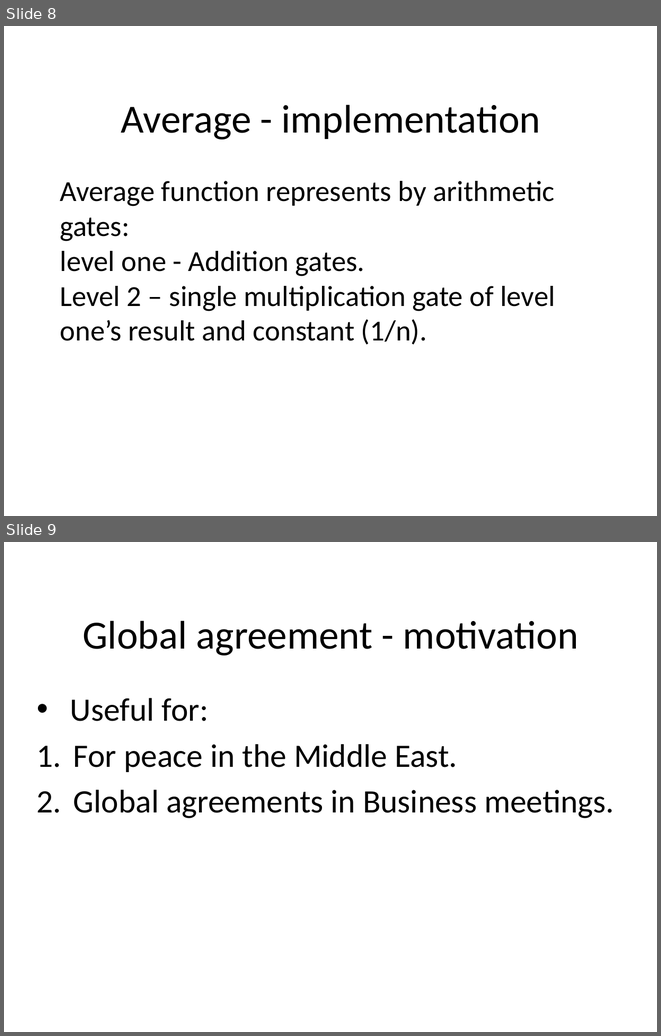
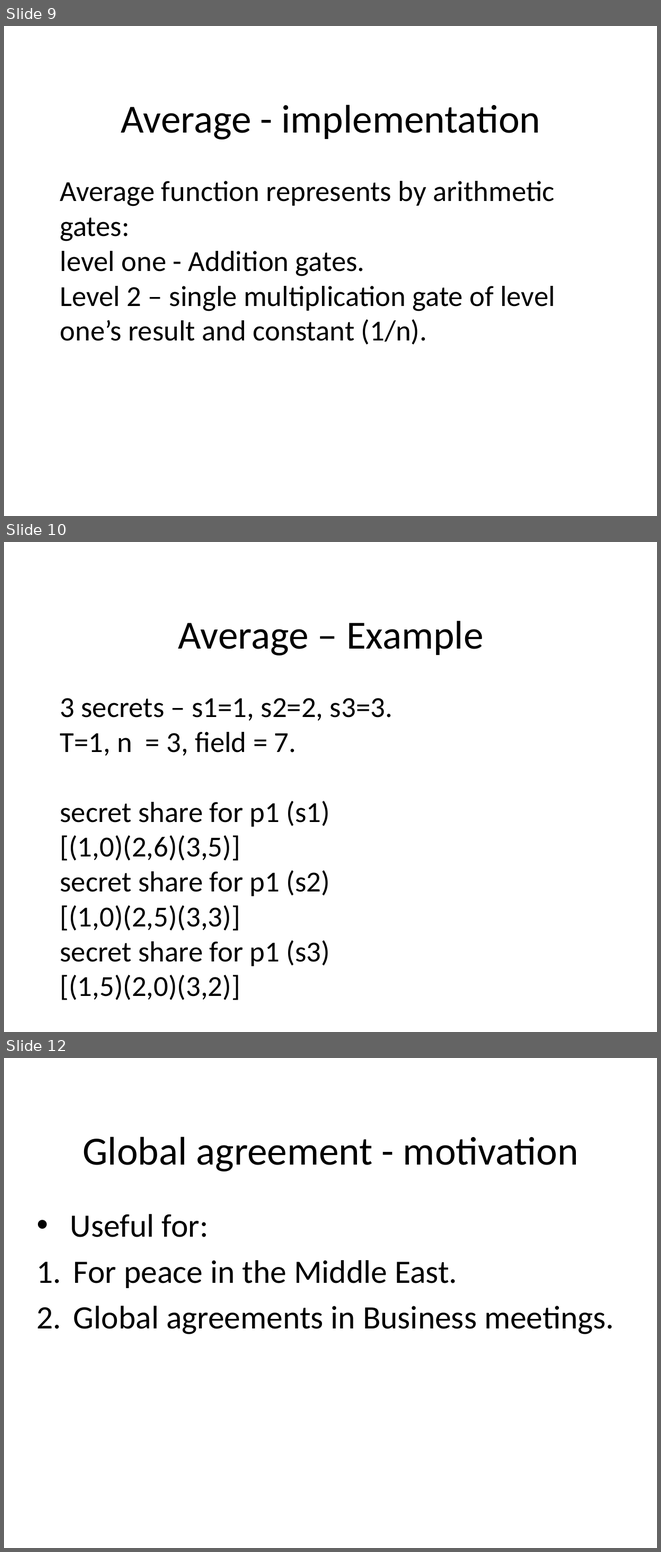
Before and after one commit to yarneo/cryptography-nir-itay-yarden, a slide deck: Cryptography Project - meeting2.pptx. Shown one above the other, each under a label of ours: slides 8 and 9 before the commit, slides 9, 10 and 12 after it; the slides between them are not shown. The pictures are 661x1036 and 661x1552 pixels, drawn with LibreOffice and Linux fonts; fonts in the diff are those of the drawing. Boxes give left, top, right and bottom in pixels: in the first picture for what was removed or moved away, otherwise in the second. Text is boxed around its words. In the diff, an @@ line names an element or a change of style, - is before the commit and + after.

```diff
--- a/Cryptography Project - meeting2.pptx
+++ b/Cryptography Project - meeting2.pptx
@@ slide 10 added at [4, 542, 657, 1032], background #FFFFFF @@
@@ title added at [178, 620, 483, 655], 44 pt, text #000000 @@
+Average – Example
@@ text added at [60, 698, 392, 1000], 32 pt, text #000000 @@
+3 secrets – s1=1, s2=2, s3=3.
+T=1, n = 3, field = 7.
+secret share for p1 (s1)
+[(1,0)(2,6)(3,5)]
+secret share for p1 (s2)
+[(1,0)(2,5)(3,3)]
+secret share for p1 (s3)
+[(1,5)(2,0)(3,2)]
@@ what was slide 8 is now slide 9 @@
@@ what was slide 9 is now slide 12 @@
```
Also in this commit, not shown: 1 slide changed, 4 other slides added.
